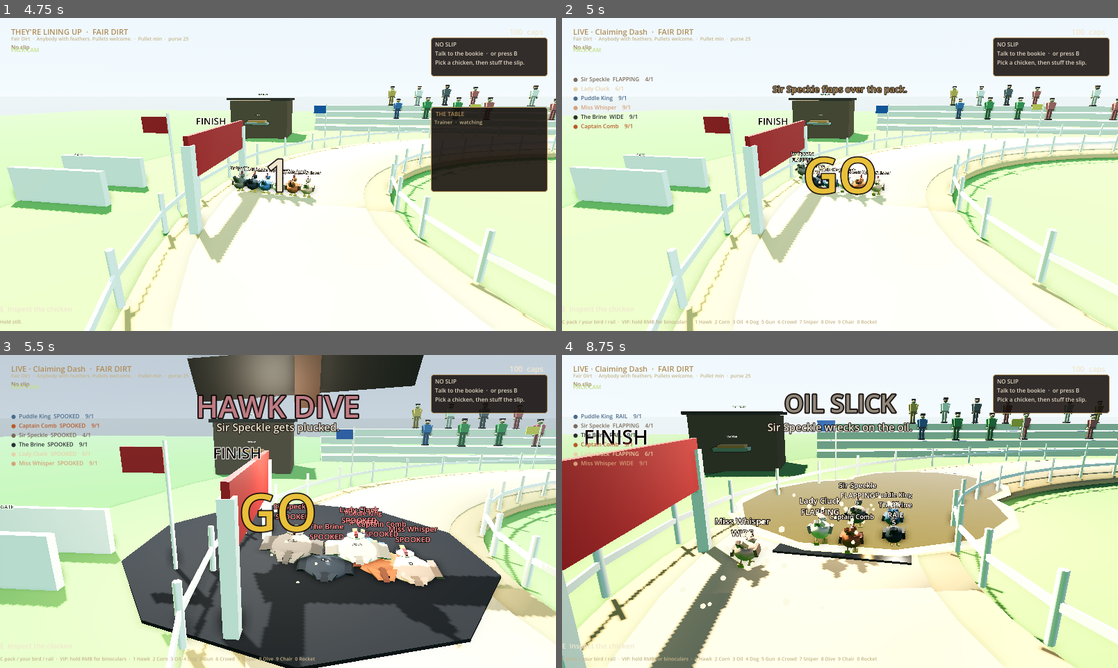
Above: before the commit, frames 1-4 (two rows, left to right).
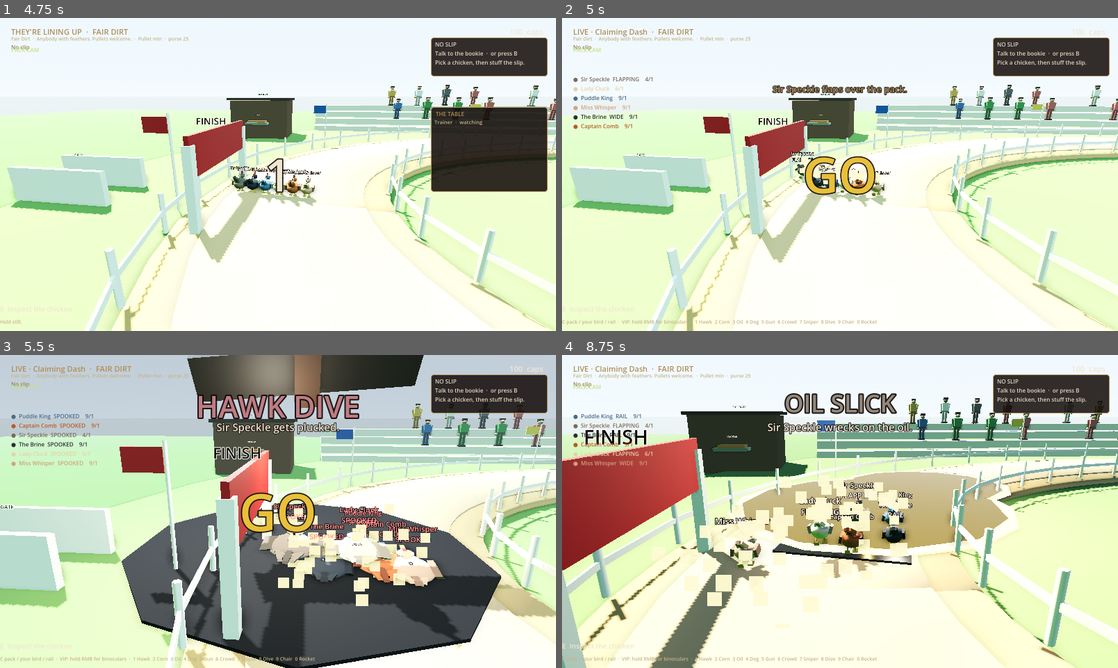
Above: after the commit, the same moments.

Repository: toadbros/gutter-odds
Game: Godot game, scene res://scenes/main.tscn
Same seed, same stepped clock (60 frames per second), same inputs: the game is played once before the commit and once after it.
Inputs (mouse positions are in pixels of both pictures, inside the frame that each line leads up to):
- Up to frame 1 (4.75 s): click "Start the day · solo" at 0.5 s; click "LOCK THE WINDOW" at 1.25 s; tap B (open_bookie) every 0.75 s from 2 to 4.25 s; move the mouse to (305, 174) at 2.02 s; hold Right mouse button (binoculars) 2.03-2.78 s; hold W (move_forward) from 2.03 s (still down); click (305, 174) at 2.17 s; move the mouse to (250, 174) at 2.77 s; tap 9 (chaos_chair) at 2.85 s; move the mouse to (289, 168) at 3.52 s; hold 2 (chaos_corn) 3.53-4.28 s; move the mouse to (272, 180) at 4.27 s; tap 6 (chaos_crowd) at 4.35 s; click (272, 180) at 4.42 s
- Up to frame 2 (5 s): keep holding W (move_forward)
- Up to frame 3 (5.5 s): keep holding W (move_forward); tap B (open_bookie) at 5 s; move the mouse to (316, 514) at 5.02 s; hold 8 (chaos_dive) from 5.03 s (still down)
- Up to frame 4 (8.75 s): tap B (open_bookie) at 5.75 s; move the mouse to (795, 508) at 5.77 s; release 8 (chaos_dive) at 5.78 s; tap 4 (chaos_dog) at 5.85 s; move the mouse to (845, 511) at 6.52 s; hold 5 (chaos_gun) 6.53-7.28 s; click (845, 511) at 6.67 s; move the mouse to (817, 505) at 7.27 s; release W (move_forward) at 7.28 s; hold D (move_right) 7.28-8.03 s; tap 1 (chaos_hawk) at 7.35 s; move the mouse to (867, 511) at 8.02 s; hold W (move_forward) from 8.03 s (still down); hold 3 (chaos_oil) from 8.03 s (still down)

Frame 1 is identical in both runs. In frame 2, 0.2% of the frame differs, in the area x 42-58%, y 44-54%; in frame 3, 1.9%; in frame 4, 3.4%, in the area x 21-63%, y 38-82%.

Commit message:
Make sweat beads readable at pack-cam distance.
Switch droplets to unshaded billboard quads and spray them higher
so they pop against the dirt instead of vanishing as specks.

Co-authored-by: toadbros <toadbros@users.noreply.github.com>

Diff:
--- a/scripts/snail.gd
+++ b/scripts/snail.gd
@@ -574,34 +574,32 @@
 	_sweat = CPUParticles3D.new()
 	_sweat.name = "Sweat"
 	_sweat.emitting = false
-	_sweat.amount = 14
-	_sweat.lifetime = 0.55
-	_sweat.explosiveness = 0.05
-	_sweat.randomness = 0.45
+	_sweat.amount = 22
+	_sweat.lifetime = 0.72
+	_sweat.explosiveness = 0.08
+	_sweat.randomness = 0.5
 	_sweat.local_coords = false
 	_sweat.emission_shape = CPUParticles3D.EMISSION_SHAPE_SPHERE
-	_sweat.emission_sphere_radius = 0.07
-	_sweat.direction = Vector3(0.0, 0.95, 1.15)
-	_sweat.spread = 32.0
-	_sweat.gravity = Vector3(0.0, -7.2, 0.0)
-	_sweat.initial_velocity_min = 1.15
-	_sweat.initial_velocity_max = 2.35
-	_sweat.scale_amount_min = 0.7
-	_sweat.scale_amount_max = 1.35
-	var drop := SphereMesh.new()
-	drop.radius = 0.028
-	drop.height = 0.056
-	drop.radial_segments = 6
-	drop.rings = 3
+	_sweat.emission_sphere_radius = 0.09
+	_sweat.direction = Vector3(0.0, 1.2, 0.85)
+	_sweat.spread = 38.0
+	_sweat.gravity = Vector3(0.0, -5.4, 0.0)
+	_sweat.initial_velocity_min = 1.35
+	_sweat.initial_velocity_max = 2.7
+	_sweat.scale_amount_min = 0.85
+	_sweat.scale_amount_max = 1.55
+	var drop := QuadMesh.new()
+	drop.size = Vector2(0.14, 0.14)
 	_sweat.mesh = drop
 	var bead := StandardMaterial3D.new()
-	bead.albedo_color = Color(0.96, 0.93, 0.72, 0.88)
+	bead.albedo_color = Color(0.98, 0.94, 0.62, 0.92)
 	bead.emission_enabled = true
-	bead.emission = Color(0.95, 0.9, 0.55)
-	bead.emission_energy_multiplier = 1.8
+	bead.emission = Color(1.0, 0.95, 0.55)
+	bead.emission_energy_multiplier = 3.2
 	bead.transparency = BaseMaterial3D.TRANSPARENCY_ALPHA
 	bead.shading_mode = BaseMaterial3D.SHADING_MODE_UNSHADED
 	bead.cull_mode = BaseMaterial3D.CULL_DISABLED
+	bead.billboard_mode = BaseMaterial3D.BILLBOARD_ENABLED
 	_sweat.material_override = bead
 	_sweat.cast_shadow = GeometryInstance3D.SHADOW_CASTING_SETTING_OFF
 	_sweat.position = Vector3(0.0, 0.40, -0.08)
